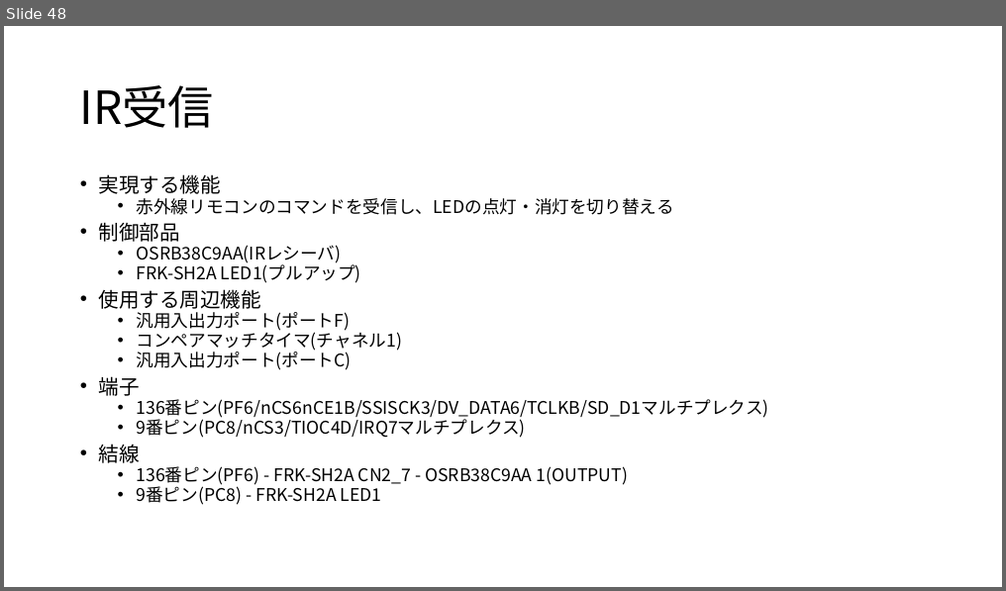
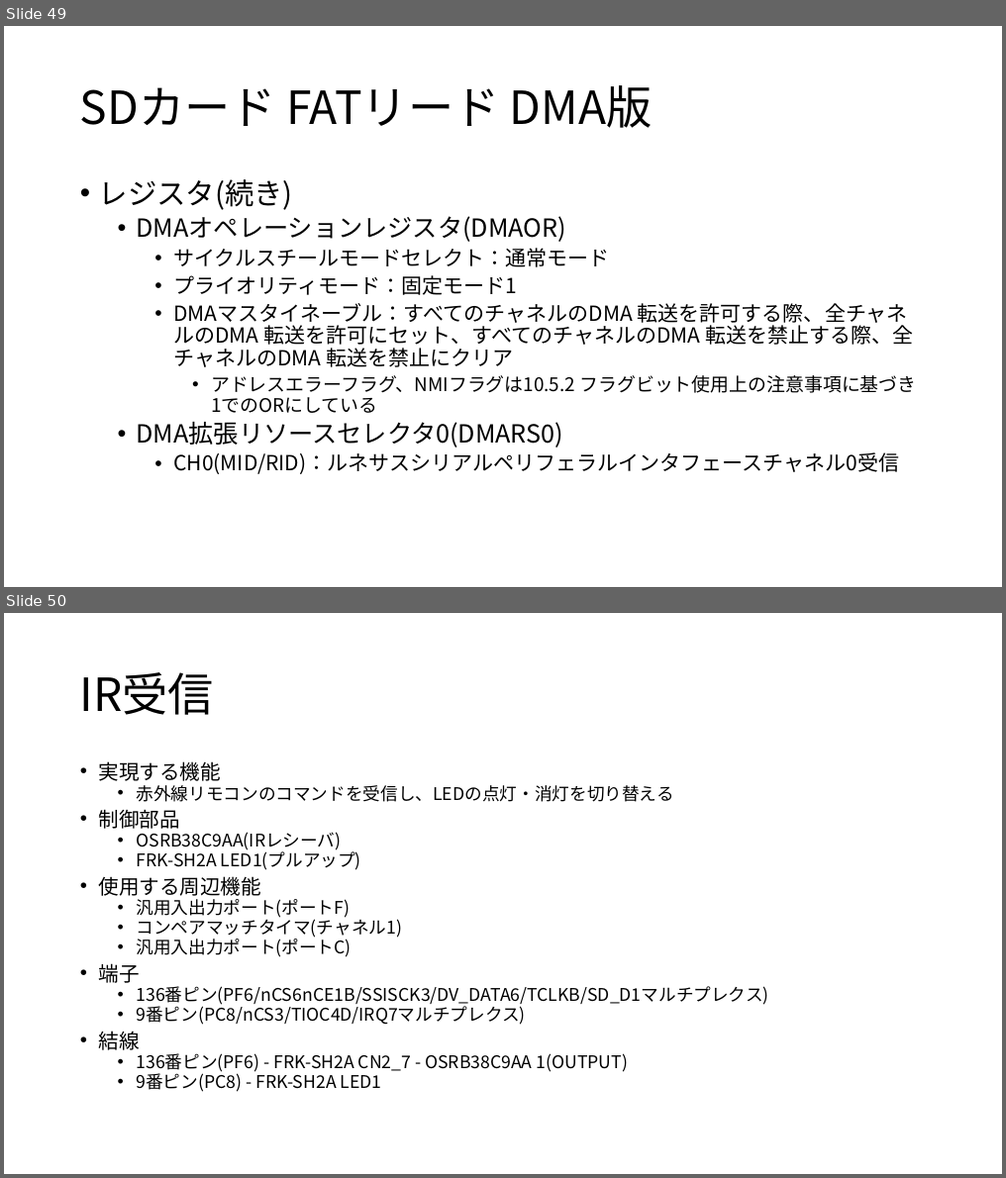
Before and after one commit to moku828/sh7262_an, a slide deck: SH7262アプリケーションノート.pptx. Shown one above the other, each under a label of ours: slide 48 before the commit, slides 49 and 50 after it. The pictures are 1006x591 and 1006x1178 pixels, drawn with LibreOffice and Linux fonts; fonts in the diff are those of the drawing. Boxes give left, top, right and bottom in pixels: in the first picture for what was removed or moved away, otherwise in the second. Text is boxed around its words. In the diff, an @@ line names an element or a change of style, - is before the commit and + after.

```diff
--- a/SH7262アプリケーションノート.pptx
+++ b/SH7262アプリケーションノート.pptx
@@ slide 49 added at (x1=4, y1=26, x2=1002, y2=587), background #FFFFFF @@
@@ title added at (x1=80, y1=85, x2=652, y2=128), 44 pt, text #000000 @@
+SDカード FATリード DMA版
@@ text added at (x1=99, y1=179, x2=916, y2=474), 20 pt, text #000000 @@
+• レジスタ(続き)
+  • DMAオペレーションレジスタ(DMAOR)
+    • サイクルスチールモードセレクト：通常モード
+    • プライオリティモード：固定モード1
+    • DMAマスタイネーブル：すべてのチャネルのDMA 転送を許可する際、全チャネルのDMA 転送を許可にセット、すべてのチャネルのDMA 転送を禁止する際、全チャネルのDMA 転送を禁止にクリア
+      • アドレスエラーフラグ、NMIフラグは10.5.2 フラグビット使用上の注意事項に基づき1でのORにしている
+  • DMA拡張リソースセレクタ0(DMARS0)
+    • CH0(MID/RID)：ルネサスシリアルペリフェラルインタフェースチャネル0受信
@@ what was slide 48 is now slide 50 @@
```
Also in this commit, not shown: 2 slides changed, 3 other slides added.
